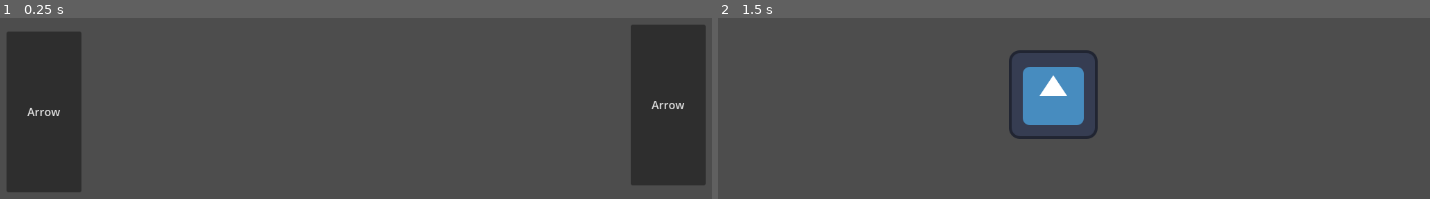
Above: before the commit, frames 1-2 (left to right).
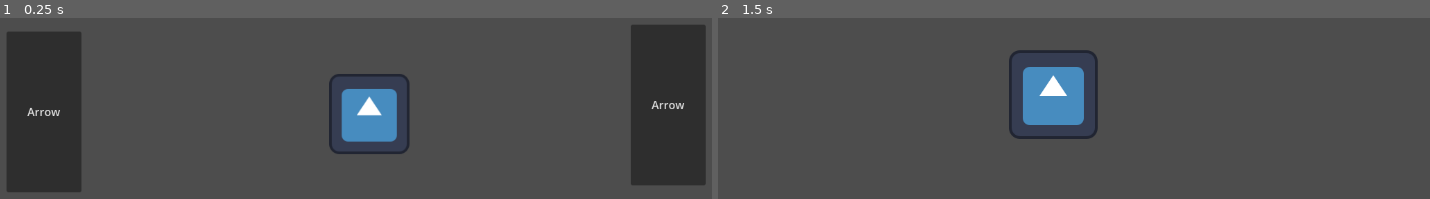
Above: after the commit, the same moments.

Repository: GinoFrappicino/BreakTheCycle
Game: Godot game, scene res://main.tscn
Two runs of this game, one before a commit and one after it. Both use one fixed random seed, a clock stepped at 60 frames per second and the inputs below. The engine's default icon, where the game draws it, is replaced by a stand-in: a white triangle on a blue panel in a dark square.
Inputs (mouse positions are in pixels of both pictures, inside the frame that each line leads up to):
- Up to frame 1 (0.25 s): no input
- Up to frame 2 (1.5 s): click "Arrow" at 0.5 s; tap Enter at 1.25 s; move the mouse to (1252, 113) at 1.27 s; click (1252, 113) at 1.42 s

The runs differ from the first frame. In frame 1, 3.0% of the frame differs, in the area x 46-58%, y 30-76%; in frame 2, nothing differs.

Commit message:
Starter inventory
Added some inventory slots for testing(add more later) and a base case item that can be updated that will go into inventory when clicked on. Can drag from there.

Diff:
--- /dev/null
+++ b/inventory.gd
@@ -0,0 +1,62 @@
+extends Node2D
+
+var slot_1_filled = false
+var slot_2_filled = false
+var slot_3_filled = false
+var slot_4_filled = false
+var slot_5_filled = false
+
+func fill_slot(slot):
+	match slot:
+		1: slot_1_filled = true
+		2: slot_2_filled = true
+		3: slot_3_filled = true
+		4: slot_4_filled = true
+		5: slot_5_filled = true
+
+func empty_slot(slot):
+	match slot:
+		1: slot_1_filled = false
+		2: slot_2_filled = false
+		3: slot_3_filled = false
+		4: slot_4_filled = false
+		5: slot_5_filled = false
+
+
+func choose_slot(item):
+	var chosen_slot = 1
+	if !slot_1_filled:
+		chosen_slot = $InventorySlot1.global_position
+		slot_1_filled = true
+		item.drop_location_id = 1
+
+	elif !slot_2_filled:
+		chosen_slot = $InventorySlot2.global_position
+		slot_2_filled = true
+		item.drop_location_id = 2
+
+	return chosen_slot
+
+func set_drop_location(item):
+	var drop_location
+	match item.drop_location_id:
+		0: drop_location = item.global_position
+		1: drop_location = $InventorySlot1.global_position
+		2: drop_location = $InventorySlot2.global_position
+	return drop_location
+
+
+
+func _on_area_2d_area_entered(area):
+	if area.is_in_group("item") and !slot_1_filled:
+		empty_slot(area.get_parent().drop_location_id)
+		area.get_parent().drop_location_id = 1
+		fill_slot(area.get_parent().drop_location_id)
+
+
+
+func _on_area_2d_2_area_entered(area):
+	if area.is_in_group("item") and !slot_2_filled:
+		empty_slot(area.get_parent().drop_location_id)
+		area.get_parent().drop_location_id = 2
+		fill_slot(area.get_parent().drop_location_id)
--- a/inventory.tscn
+++ b/inventory.tscn
@@ -1,24 +1,30 @@
-[gd_scene load_steps=2 format=3 uid="uid://cp1hsahnmkj22"]
+[gd_scene load_steps=3 format=3 uid="uid://cp1hsahnmkj22"]
+
+[ext_resource type="Script" uid="uid://bkc6r3xodj3h7" path="res://inventory.gd" id="1_pohso"]
 
 [sub_resource type="RectangleShape2D" id="RectangleShape2D_c0rdb"]
 size = Vector2(96, 82)
 
 [node name="Node2D" type="Node2D"]
+script = ExtResource("1_pohso")
 
-[node name="Node2D" type="Node2D" parent="."]
+[node name="InventorySlot1" type="Node2D" parent="."]
 position = Vector2(134, 537)
 
-[node name="Area2D" type="Area2D" parent="Node2D"]
+[node name="Area2D" type="Area2D" parent="InventorySlot1"]
 
-[node name="CollisionShape2D" type="CollisionShape2D" parent="Node2D/Area2D"]
+[node name="CollisionShape2D" type="CollisionShape2D" parent="InventorySlot1/Area2D"]
 position = Vector2(2, 1)
 shape = SubResource("RectangleShape2D_c0rdb")
 
-[node name="Node2D2" type="Node2D" parent="."]
+[node name="InventorySlot2" type="Node2D" parent="."]
 position = Vector2(306, 534)
 
-[node name="Area2D" type="Area2D" parent="Node2D2"]
+[node name="Area2D2" type="Area2D" parent="InventorySlot2"]
 
-[node name="CollisionShape2D" type="CollisionShape2D" parent="Node2D2/Area2D"]
+[node name="CollisionShape2D" type="CollisionShape2D" parent="InventorySlot2/Area2D2"]
 position = Vector2(2, 1)
 shape = SubResource("RectangleShape2D_c0rdb")
+
+[connection signal="area_entered" from="InventorySlot1/Area2D" to="." method="_on_area_2d_area_entered"]
+[connection signal="area_entered" from="InventorySlot2/Area2D2" to="." method="_on_area_2d_2_area_entered"]
--- /dev/null
+++ b/item.gd
@@ -0,0 +1,40 @@
+extends Sprite2D
+
+var dragging = false
+var picked_up = false
+var drop_location_id = 0
+var drop_location
+@export var item_id = 1
+var dropped = false
+var timer_off = true
+
+func _physics_process(delta):
+	if dragging:
+		global_position = lerp(global_position, get_global_mouse_position(), 30 * delta)
+		dropped = false
+	else:
+		if picked_up:
+			if !dropped:
+				var inventory = get_tree().get_root().get_node("Main/Inventory")
+				drop_location = inventory.set_drop_location(self)
+				if timer_off:
+					$Timer.start()
+					timer_off = false
+			global_position = lerp(global_position, drop_location, 20 * delta)
+
+func _on_area_2d_input_event(_viewport: Node, event: InputEvent, _shape_idx: int) -> void:
+	if event is InputEventMouseButton and event.button_index == MOUSE_BUTTON_LEFT:
+		if !picked_up and !dragging:
+			var inventory = get_tree().get_root().get_node("Main/Inventory")
+			global_position = inventory.choose_slot(self)
+			z_index = 10
+			picked_up = true
+		else:
+			if event.pressed:
+				dragging = true
+			else:
+				dragging = false
+
+
+func _on_timer_timeout() -> void:
+	dropped = true
--- /dev/null
+++ b/item.tscn
@@ -0,0 +1,27 @@
+[gd_scene load_steps=4 format=3 uid="uid://cqt0v7lxk7gi"]
+
+[ext_resource type="Texture2D" uid="uid://dmmw07w2koosy" path="res://icon.svg" id="1_tnite"]
+[ext_resource type="Script" uid="uid://ca0gi1rn84lqc" path="res://item.gd" id="2_ttk8k"]
+
+[sub_resource type="RectangleShape2D" id="RectangleShape2D_ttk8k"]
+
+[node name="Sprite2D" type="Sprite2D"]
+position = Vector2(190.44, 159.44)
+scale = Vector2(2.54, 2.38375)
+texture = ExtResource("1_tnite")
+script = ExtResource("2_ttk8k")
+metadata/_edit_group_ = true
+
+[node name="Area2D" type="Area2D" parent="." groups=["item"]]
+metadata/_edit_group_ = true
+
+[node name="CollisionShape2D" type="CollisionShape2D" parent="Area2D"]
+scale = Vector2(6.29, 6.29)
+shape = SubResource("RectangleShape2D_ttk8k")
+
+[node name="Timer" type="Timer" parent="."]
+wait_time = 0.2
+one_shot = true
+
+[connection signal="input_event" from="Area2D" to="." method="_on_area_2d_input_event"]
+[connection signal="timeout" from="Timer" to="." method="_on_timer_timeout"]
--- a/main.tscn
+++ b/main.tscn
@@ -1,9 +1,8 @@
-[gd_scene load_steps=3 format=3 uid="uid://bsdatcbwb63rj"]
+[gd_scene load_steps=4 format=3 uid="uid://bsdatcbwb63rj"]
 
 [ext_resource type="Script" uid="uid://dauk0ec7f6d1p" path="res://main.gd" id="1_ig7tw"]
-
-[sub_resource type="RectangleShape2D" id="RectangleShape2D_ig7tw"]
-size = Vector2(39, 36)
+[ext_resource type="PackedScene" uid="uid://cp1hsahnmkj22" path="res://inventory.tscn" id="2_h2yge"]
+[ext_resource type="PackedScene" uid="uid://cqt0v7lxk7gi" path="res://item.tscn" id="3_1bvp3"]
 
 [node name="Main" type="Node2D"]
 script = ExtResource("1_ig7tw")
@@ -22,10 +21,10 @@
 offset_bottom = 406.0
 text = "Arrow"
 
-[node name="Area2D" type="Area2D" parent="."]
-position = Vector2(331, 196)
+[node name="Inventory" parent="." instance=ExtResource("2_h2yge")]
 
-[node name="CollisionShape2D" type="CollisionShape2D" parent="Area2D"]
-shape = SubResource("RectangleShape2D_ig7tw")
+[node name="Item" parent="." instance=ExtResource("3_1bvp3")]
+position = Vector2(593, 293)
+scale = Vector2(0.9028125, 0.90281254)
 
 [connection signal="pressed" from="Button" to="." method="_on_button_pressed"]
Not shown, added: inventory.gd.uid
Not shown, added: item.gd.uid
